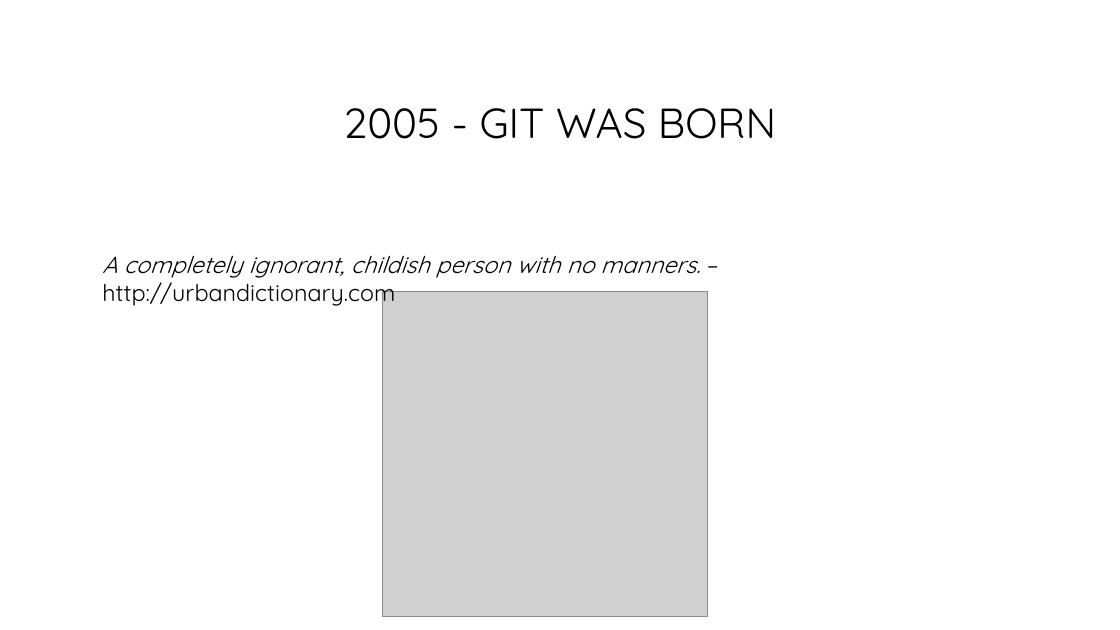
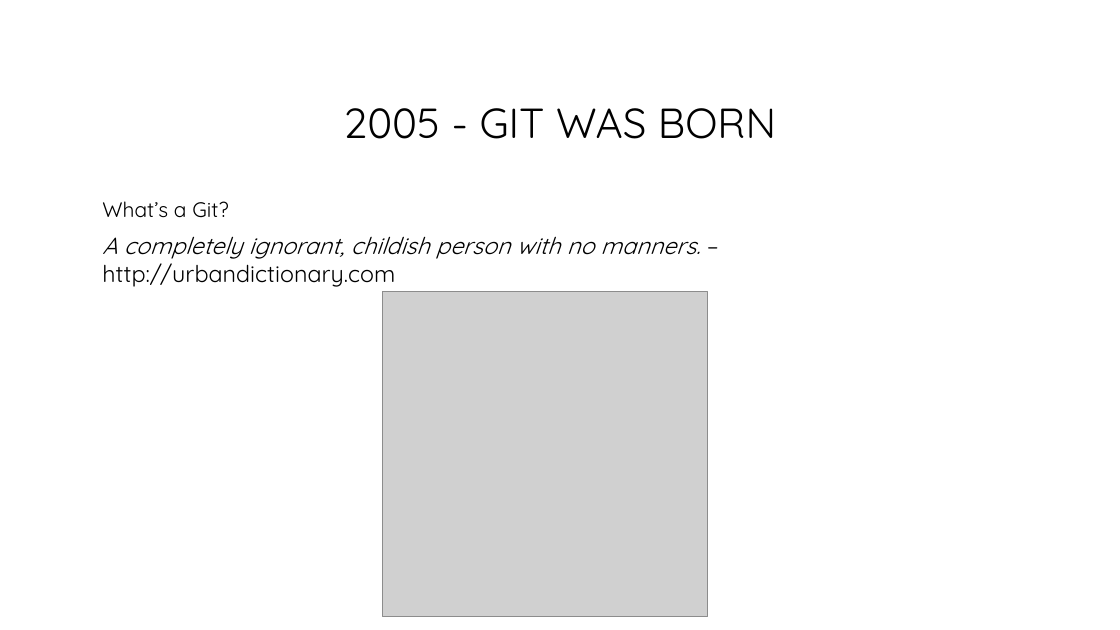
Before and after one commit to bogdanbujdea/git102, a slide deck: slide 13 of Course 1.pptx. Drawn at 1120x630 pixels with LibreOffice and Linux fonts; fonts in the diff are those of the drawing; grey boxes stand for pictures. Boxes give left, top, right and bottom in pixels: in the first picture for what was removed or moved away, otherwise in the second. Text is boxed around its words. In the diff, an @@ line names an element or a change of style, - is before the commit and + after.

```diff
--- a/Course 1.pptx
+++ b/Course 1.pptx
@@ text added at box(102, 201, 228, 218), 18 pt, text #000000 @@
+What’s a Git?
@@ text "A completely ignorant, childish person ...": place and size @@
-text "A completely ignorant, childish person ..." at box(102, 255, 701, 308)
+text "A completely ignorant, childish person ..." at box(102, 236, 701, 287)
```
Also in this commit, not shown: 6 other slides changed, 1 slide added.
